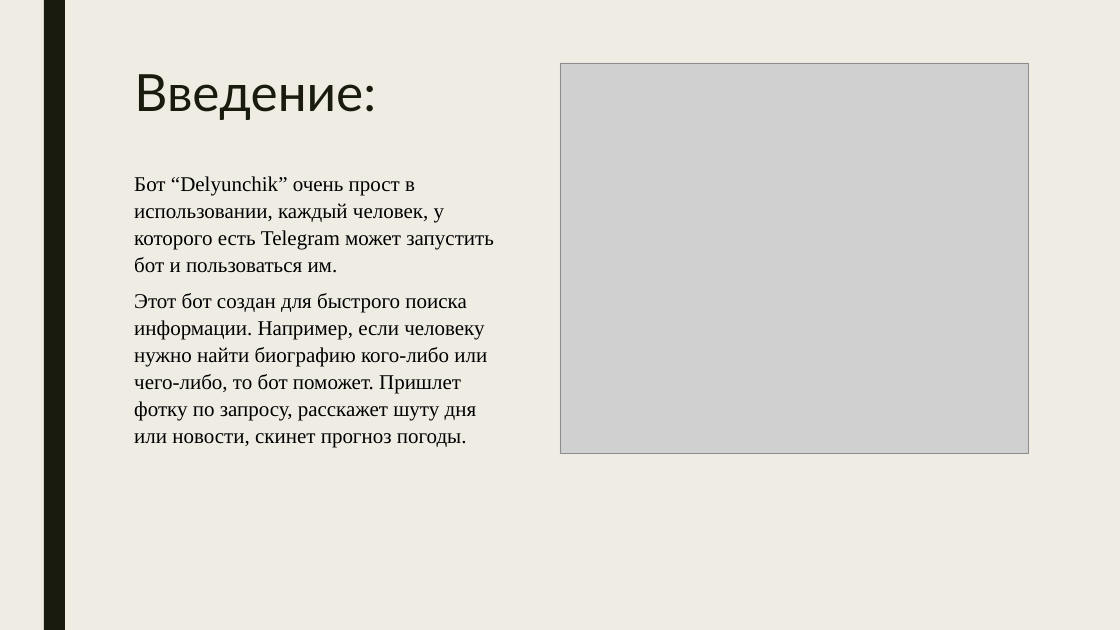
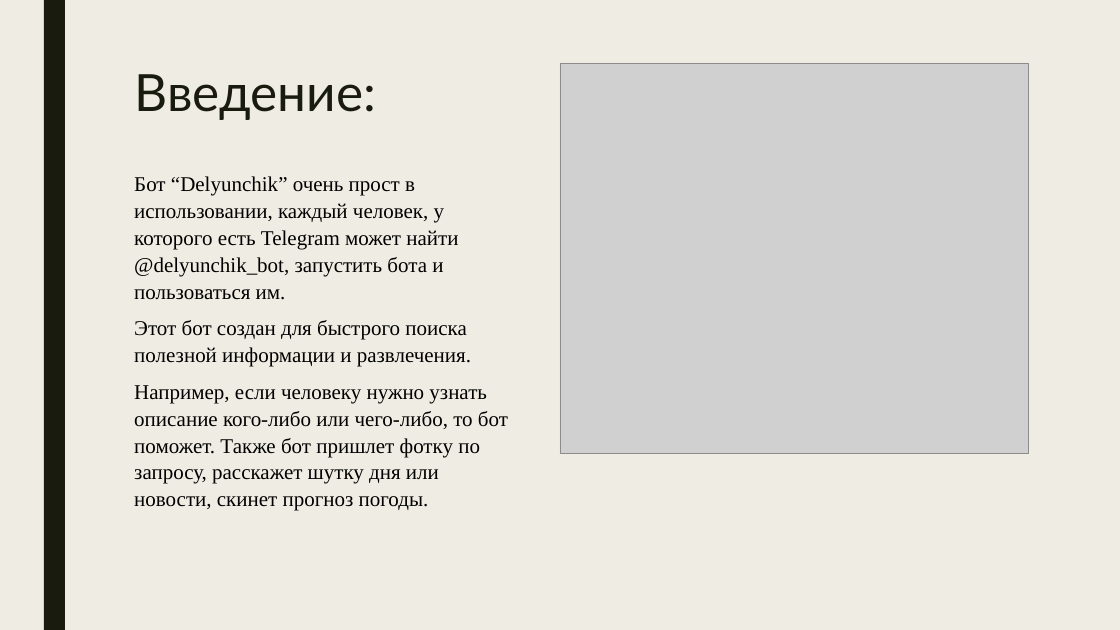
Before and after one commit to delyunchik/myTgBot, a slide deck: slide 2 of doc/Презентация по боту.pptx. Drawn at 1120x630 pixels with LibreOffice and Linux fonts; fonts in the diff are those of the drawing; grey boxes stand for pictures. Boxes give left, top, right and bottom in pixels: in the first picture for what was removed or moved away, otherwise in the second. Text is boxed around its words. In the diff, an @@ line names an element or a change of style, - is before the commit and + after.

Commit message:
Presentation update

```diff
--- a/doc/Презентация по боту.pptx
+++ b/doc/Презентация по боту.pptx
@@ text at box(134, 176, 508, 511): text changed @@
-Бот “Delyunchik” очень прост в использовании, каждый человек, у которого есть Telegram может запустить бот и пользоваться им.
-Этот бот создан для быстрого поиска информации. Например, если человеку нужно найти биографию кого-либо или чего-либо, то бот поможет. Пришлет фотку по запросу, расскажет шуту дня или новости, скинет прогноз погоды.
+Бот “Delyunchik” очень прост в использовании, каждый человек, у которого есть Telegram может найти @delyunchik_bot, запустить бота и пользоваться им.
+Этот бот создан для быстрого поиска полезной информации и развлечения.
+Например, если человеку нужно узнать описание кого-либо или чего-либо, то бот поможет. Также бот пришлет фотку по запросу, расскажет шутку дня или новости, скинет прогноз погоды.
```
Also in this commit, not shown: 1 other slide changed, 1 slide added, 1 slide removed.
